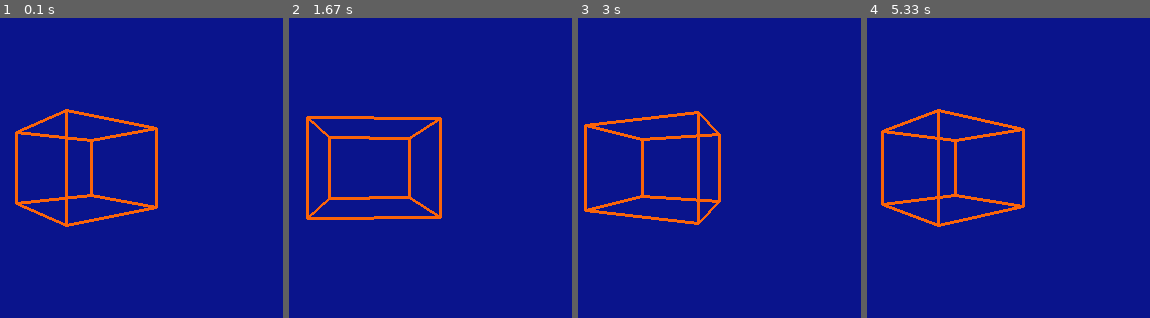
Above: before the commit, frames 1-4 (left to right).
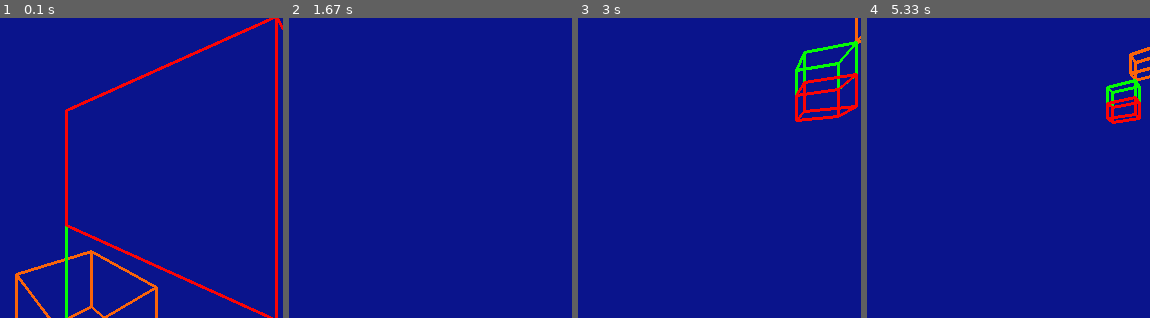
Above: after the commit, the same moments.

Repository: TonkleTremu/DSD-Y1
Game: pygame game, started from Random Test Stuff/3D Engine Test/main.py
Same seed, same stepped clock (60 frames per second), same inputs: the game is played once before the commit and once after it.
Inputs:
- Up to frame 1 (0.1 s): no input
- Up to frame 2 (1.67 s): hold W 0.33-0.8 s; hold Right 0.33-0.8 s; hold Right 0.83-1.3 s; tap Space at 0.9, 1.2, 1.4 s; tap Shift at 0.98 s; hold W 1.33-1.63 s; tap , at 1.48 s
- Up to frame 3 (3 s): hold A 2.17-2.7 s; tap Space at 2.23, 2.53, 2.8 s; tap Shift at 2.32 s; hold Down from 2.73 s (still down); tap , at 2.88 s
- Up to frame 4 (5.33 s): release Down at 3.03 s; hold Up 3.5-3.87 s; tap Space at 3.57, 3.97, 4.27, 5.03 s; tap Shift at 3.65, 5.12 s; hold D 3.9-4.53 s; tap , at 4.05 s; hold A from 4.97 s (still down)

The runs differ from the first frame. In frame 1, 7.3% of the frame differs, in the area x 5-100%, y 0-100%; in frame 2, 3.0%; in frame 3, 5.0%; in frame 4, 4.5%.

Commit message:
more cubes

Diff:
--- a/Random Test Stuff/3D Engine Test/main.py
+++ b/Random Test Stuff/3D Engine Test/main.py
@@ -31,6 +31,7 @@
 # Global Variables
 res_x = 400
 res_y = 300
+nearclip = -10
 
 CubeVertices = [
     (0.25, 0.25, 0.25),
@@ -45,6 +46,48 @@
     ]
 
 CubeLinks = [
+    [0, 1, 2, 3],
+    [4, 5, 6, 7],
+    [0, 4],
+    [1, 5],
+    [2, 6],
+    [3, 7]
+]
+
+CubeVertices2 = [
+    (0.75, 0.75, 0.75),
+    (0.25, 0.75, 0.75),
+    (0.25, 0.25, 0.75),
+    (0.75, 0.25, 0.75),
+
+    (0.75, 0.75, 0.25),
+    (0.25, 0.75, 0.25),
+    (0.25, 0.25, 0.25),
+    (0.75, 0.25, 0.25)
+    ]
+
+CubeVertices3 = [
+    (0.75, 1.25, 0.75),
+    (0.25, 1.25, 0.75),
+    (0.25, 0.75, 0.75),
+    (0.75, 0.75, 0.75),
+
+    (0.75, 1.25, 0.25),
+    (0.25, 1.25, 0.25),
+    (0.25, 0.75, 0.25),
+    (0.75, 0.75, 0.25)
+    ]
+
+CubeLink2 = [
+    [0, 1, 2, 3],
+    [4, 5, 6, 7],
+    [0, 4],
+    [1, 5],
+    [2, 6],
+    [3, 7]
+]
+
+CubeLink3 = [
     [0, 1, 2, 3],
     [4, 5, 6, 7],
     [0, 4],
@@ -84,12 +127,12 @@
     z2 = x*s+z*c
     return((x2,y2,z2))
 
-def DrawLine(p1, p2):
-    pygame.draw.line(DISPLAYSURF, SUNSET, p1, p2, 3)
+def DrawLine(p1, p2, color):
+    pygame.draw.line(DISPLAYSURF, color, p1, p2, 3)
 
 def RenderPoint(point):
     point = RotatePoint(point, rotation)
-    point = (point[0], point[1], point[2]+z)
+    point = (point[0]+x, point[1]+y, point[2]+z)
     return(FixToScreen(*Project(point)))
 
 def DrawFace(face):
@@ -102,21 +145,7 @@
         if(DEBUG):
             print("Error rendering model data.")
 
-
-# Setup stuff.
-pygame.init()
-DISPLAYSURF = pygame.display.set_mode((res_x, res_y), pygame.RESIZABLE)
-pygame.display.set_caption("3D Test")
-fpsClock = pygame.time.Clock()
-
-z = 1
-rotation = 0
-
-while True: # Main game loop - like Unity's "update" void thing.
-    rotation += 2*math.pi*(1/TICK_RATE)
-    DISPLAYSURF.fill(NIGHT_SKY_BLUE)
-    #for point in CubeVertices:
-
+def RenderCube(CubeLinks, CubeVertices, color):
     for face in CubeLinks:
         maxthing = len(face)
         for i in range(0, maxthing):
@@ -125,9 +154,43 @@
                 p2 = CubeVertices[face[(i+1)%len(face)]]
                 p1 = RenderPoint(p1)
                 p2 = RenderPoint(p2)
-                DrawLine(p1,p2)
+                print(p1)
+                if(p1[0] > nearclip and p1[1] > nearclip and p2[0] > nearclip and p2[1] > nearclip):
+                    DrawLine(p1,p2, color)
             except:
                 pass
+
+
+# Setup stuff.
+pygame.init()
+DISPLAYSURF = pygame.display.set_mode((res_x, res_y), pygame.RESIZABLE)
+pygame.display.set_caption("3D Test")
+fpsClock = pygame.time.Clock()
+
+x = 0
+y = -1
+z = -1
+rotation = 0
+
+while True: # Main game loop - like Unity's "update" void thing.
+    rotation += 2*math.pi*(1/TICK_RATE)
+    DISPLAYSURF.fill(NIGHT_SKY_BLUE)
+    if(pygame.key.get_pressed()[K_UP] | pygame.key.get_pressed()[K_w]):
+        z += 0.1
+    if(pygame.key.get_pressed()[K_DOWN] | pygame.key.get_pressed()[K_s]):
+        z -= 0.1
+    if(pygame.key.get_pressed()[K_SPACE]):
+        y -= 0.1
+    if(pygame.key.get_pressed()[K_LSHIFT]):
+        y += 0.1
+    if(pygame.key.get_pressed()[K_LEFT] | pygame.key.get_pressed()[K_a]):
+        x -= 0.1
+    if(pygame.key.get_pressed()[K_RIGHT] | pygame.key.get_pressed()[K_d]):
+        x += 0.1
+
+    RenderCube(CubeLinks, CubeVertices, SUNSET)
+    RenderCube(CubeLink2, CubeVertices2, GREEN)
+    RenderCube(CubeLink3, CubeVertices3, RED)
 
     # This takes a screenshot.
     if(pygame.key.get_pressed()[K_F2]):
@@ -141,12 +204,6 @@
             pygame.quit()
             sys.exit()
         if event.type == KEYDOWN:
-            if(event.key == pygame.key.get_pressed()[K_UP]):
-                z += 0.1
-                print(z)
-            if(event.key == pygame.key.get_pressed()[K_DOWN]):
-                z -= 0.1
-                print(z)
             if(event.key == pygame.K_COMMA):
                 rotation += 10
             if(event.key == pygame.K_PERIOD):
Binary file changed: screenshot.png
